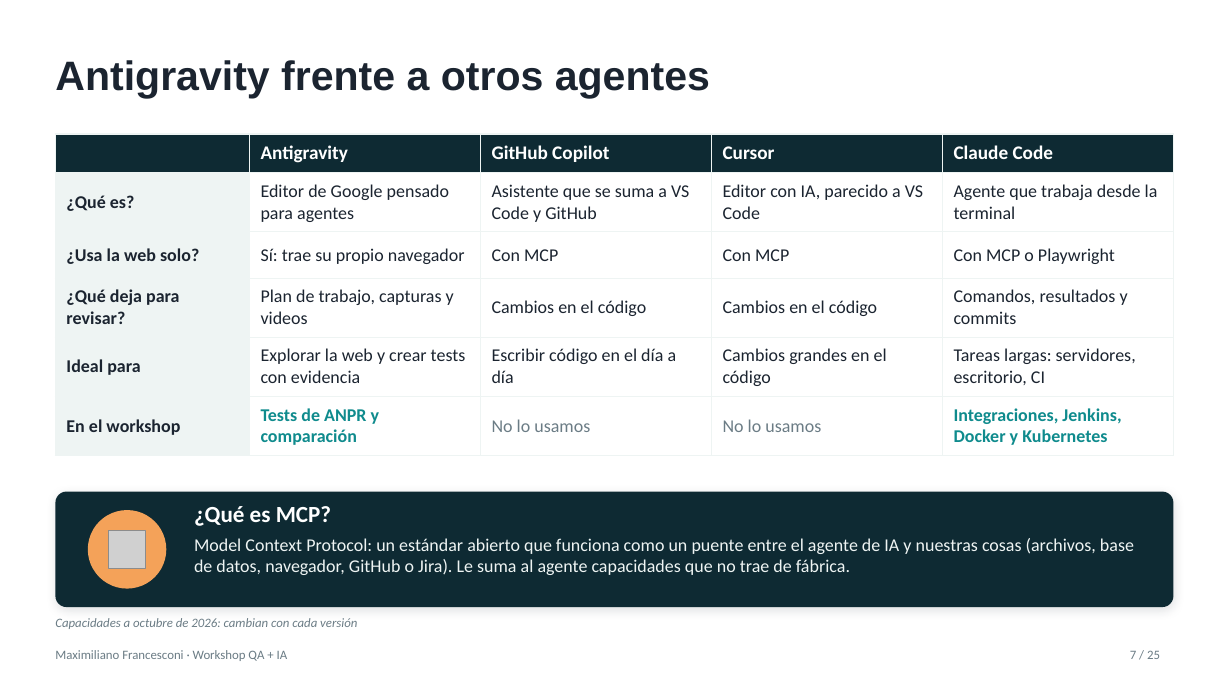
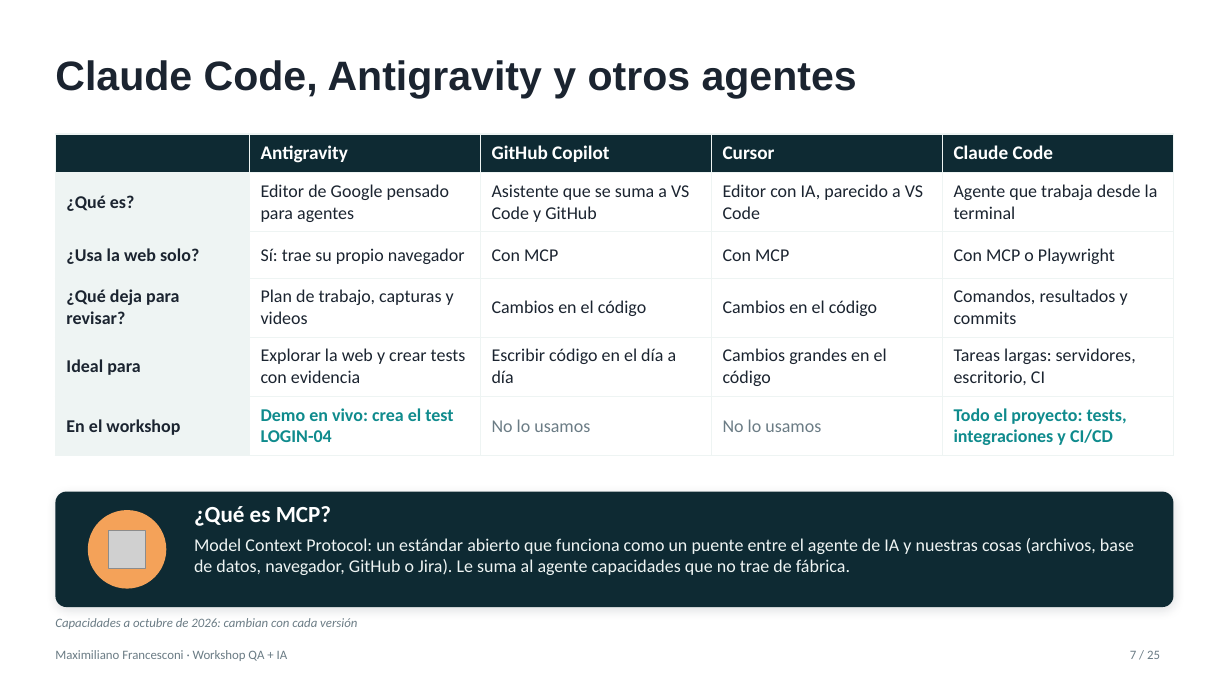
Before and after one commit to maximilianofni/qa-ai-workshop, a slide deck: slide 7 of docs/Workshop-QA-IA.pptx. Drawn at 1232x693 pixels with LibreOffice and Linux fonts; fonts in the diff are those of the drawing; grey boxes stand for pictures. Boxes give left, top, right and bottom in pixels: in the first picture for what was removed or moved away, otherwise in the second. Text is boxed around its words. In the diff, an @@ line names an element or a change of style, - is before the commit and + after.

```diff
--- a/docs/Workshop-QA-IA.pptx
+++ b/docs/Workshop-QA-IA.pptx
@@ title at [55,60,857,98]: text changed @@
-Antigravity frente a otros agentes
+Claude Code, Antigravity y otros agentes
@@ table at [55,134,1174,449] @@
-row 6, column 2: Tests de ANPR y comparación
+row 6, column 2: Demo en vivo: crea el test LOGIN-04
-row 6, column 5: Integraciones, Jenkins, Docker y Kubernetes
+row 6, column 5: Todo el proyecto: tests, integraciones y CI/CD
```
Also in this commit, not shown: 5 other slides changed, 3 slides added, 3 slides removed, 3 other files.
